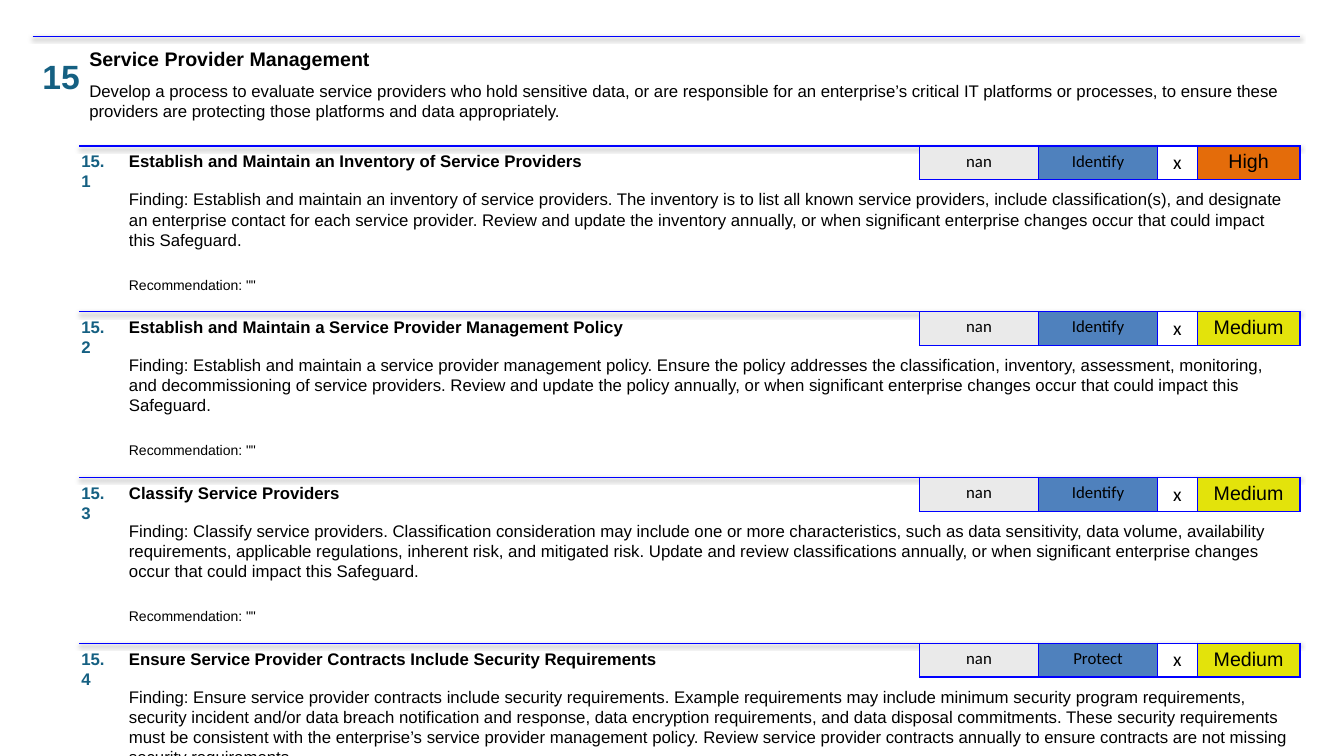
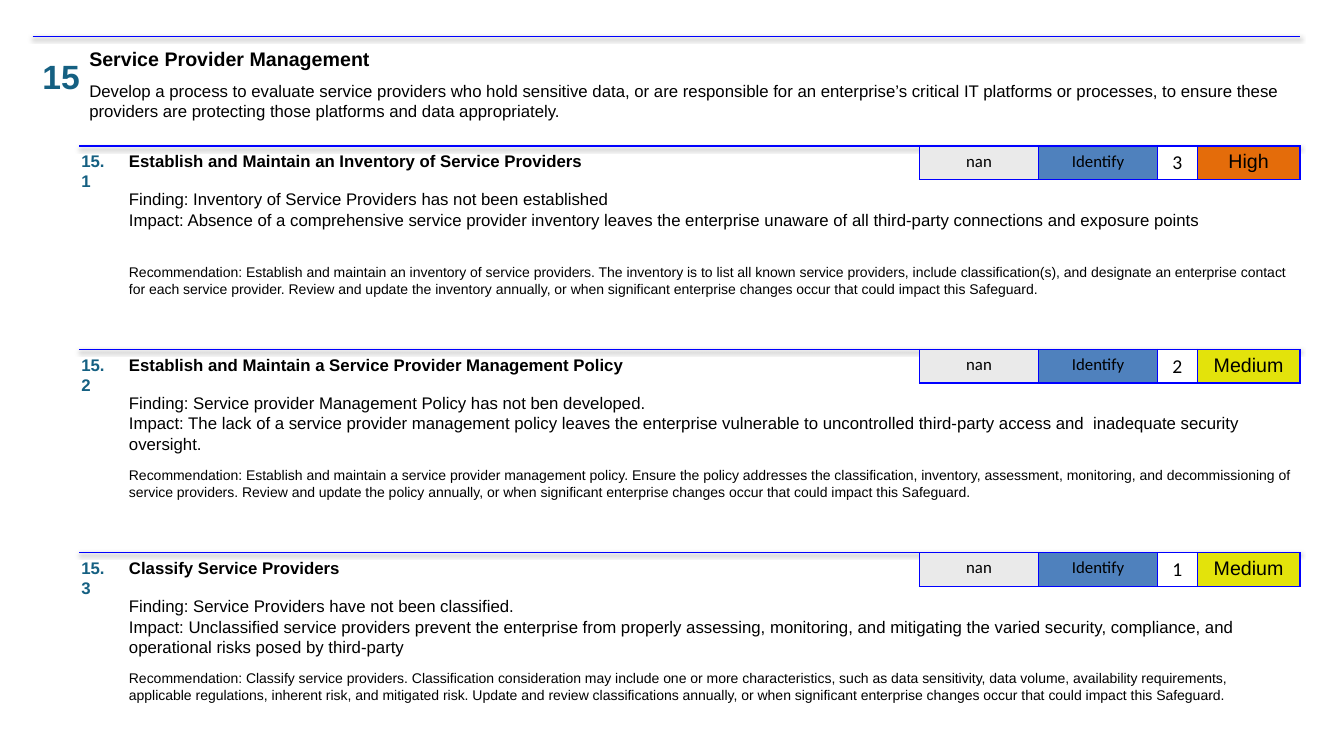
Before and after one commit to lablanco/PowerPointAutomation, a slide deck: slide 38 of ppts/0001_SUMMARY.pptx (slide 34 before the commit). Drawn at 1344x756 pixels with LibreOffice and Linux fonts; fonts in the diff are those of the drawing. Boxes give left, top, right and bottom in pixels: in the first picture for what was removed or moved away, otherwise in the second. Text is boxed around its words. In the diff, an @@ line names an element or a change of style, - is before the commit and + after.

```diff
--- a/ppts/0001_SUMMARY.pptx
+++ b/ppts/0001_SUMMARY.pptx
@@ table at bbox=[920, 146, 1300, 177] @@
-row 1, column 3: x
+row 1, column 3: 3
@@ text added at bbox=[129, 193, 608, 209], 12 pt, text #000000 @@
+Finding: Inventory of Service Providers has not been established
@@ text at bbox=[129, 214, 1199, 230]: text changed; size 10 to 12 pt @@
-Recommendation: ""
+Impact: Absence of a comprehensive service provider inventory leaves the enterprise unaware of all third-party connections and exposure points
@@ text at bbox=[129, 267, 1286, 297]: text changed; size 12 to 10 pt @@
-Finding: Establish and maintain an inventory of service providers. The inventory is to list all known service providers, include classification(s), and designate an enterprise contact for each service provider. Review and update the inventory annually, or when significant enterprise changes occur that could impact this Safeguard.
+Recommendation: Establish and maintain an inventory of service providers. The inventory is to list all known service providers, include classification(s), and designate an enterprise contact for each service provider. Review and update the inventory annually, or when significant enterprise changes occur that could impact this Safeguard.
@@ 2 texts, 1 table, 1 line: place and size @@
-2 texts, 1 table, 1 line at bbox=[80, 312, 1301, 353]
+2 texts, 1 table, 1 line at bbox=[80, 350, 1301, 391]
@@ table at bbox=[920, 350, 1300, 381] @@
-row 1, column 3: x
+row 1, column 3: 2
@@ text at bbox=[129, 397, 645, 413]: text changed; size 10 to 12 pt @@
-Recommendation: ""
+Finding: Service provider Management Policy has not ben developed.
@@ text added at bbox=[129, 417, 1239, 454], 12 pt, text #000000 @@
+Impact: The lack of a service provider management policy leaves the enterprise vulnerable to uncontrolled third-party access and inadequate security oversight.
@@ text at bbox=[129, 470, 1291, 500]: text changed; size 12 to 10 pt @@
-Finding: Establish and maintain a service provider management policy. Ensure the policy addresses the classification, inventory, assessment, monitoring, and decommissioning of service providers. Review and update the policy annually, or when significant enterprise changes occur that could impact this Safeguard.
+Recommendation: Establish and maintain a service provider management policy. Ensure the policy addresses the classification, inventory, assessment, monitoring, and decommissioning of service providers. Review and update the policy annually, or when significant enterprise changes occur that could impact this Safeguard.
@@ 2 texts, 1 table, 1 line: place and size @@
-2 texts, 1 table, 1 line at bbox=[80, 478, 1301, 519]
+2 texts, 1 table, 1 line at bbox=[80, 553, 1301, 594]
@@ table at bbox=[920, 553, 1300, 584] @@
-row 1, column 3: x
+row 1, column 3: 1
@@ text removed at bbox=[129, 611, 242, 621] @@
-Recommendation: ""
@@ text added at bbox=[129, 600, 514, 616], 12 pt, text #000000 @@
+Finding: Service Providers have not been classified.
@@ text added at bbox=[129, 621, 1233, 657], 12 pt, text #000000 @@
+Impact: Unclassified service providers prevent the enterprise from properly assessing, monitoring, and mitigating the varied security, compliance, and operational risks posed by third-party
@@ line removed from (80, 643) to (1301, 643) @@
@@ text removed at bbox=[81, 653, 104, 685] @@
-15.4
@@ text removed at bbox=[129, 653, 657, 669] @@
-Ensure Service Provider Contracts Include Security Requirements
@@ table removed at bbox=[920, 643, 1300, 675], 1 rows, 4 columns @@
-nan | Protect | x | Medium
@@ text at bbox=[129, 673, 1226, 703]: text changed; size 12 to 10 pt @@
-Finding: Classify service providers. Classification consideration may include one or more characteristics, such as data sensitivity, data volume, availability requirements, applicable regulations, inherent risk, and mitigated risk. Update and review classifications annually, or when significant enterprise changes occur that could impact this Safeguard.
+Recommendation: Classify service providers. Classification consideration may include one or more characteristics, such as data sensitivity, data volume, availability requirements, applicable regulations, inherent risk, and mitigated risk. Update and review classifications annually, or when significant enterprise changes occur that could impact this Safeguard.
@@ text removed at bbox=[129, 691, 1287, 747] @@
-Finding: Ensure service provider contracts include security requirements. Example requirements may include minimum security program requirements, security incident and/or data breach notification and response, data encryption requirements, and data disposal commitments. These security requirements must be consistent with the enterprise’s service provider management policy. Review service provider contracts annually to ensure contracts are not missing security requirements.
```
Also in this commit, not shown: 38 other slides changed, 10 slides added, 4 slides removed, 4 other files.
